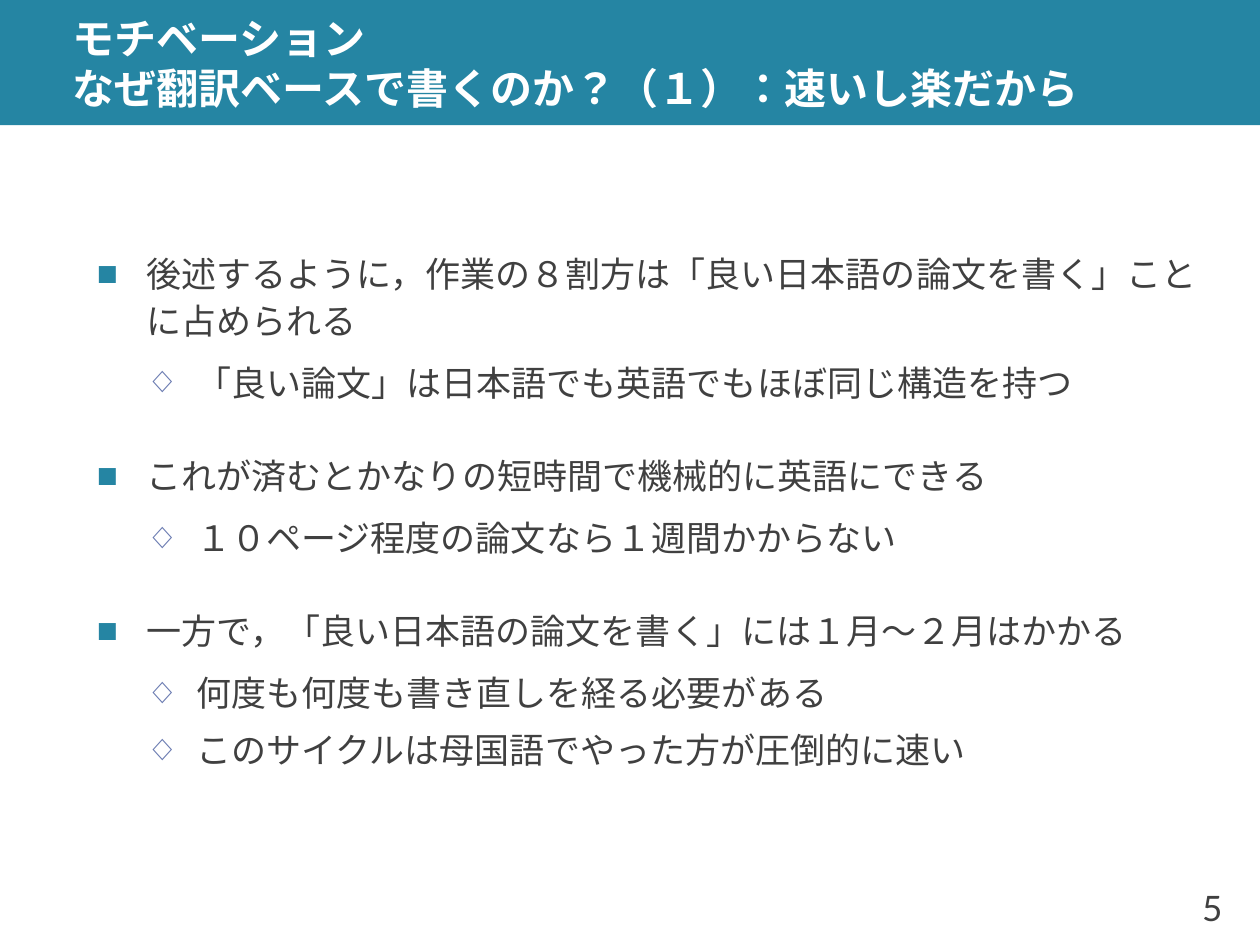
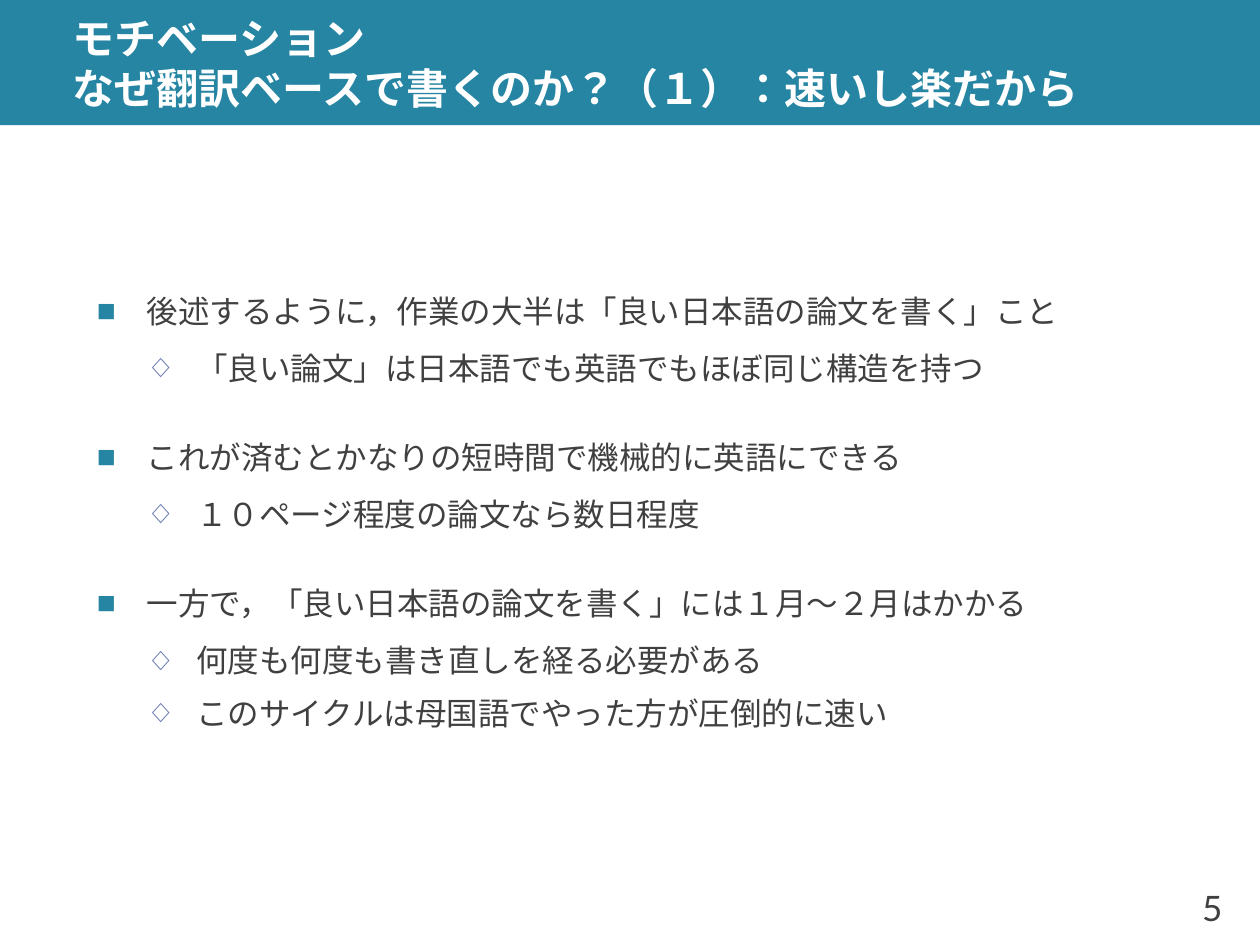
Before and after one commit to shioya-lab/how-to, a slide deck: slide 5 of translation.pptx. Drawn at 1260x945 pixels with LibreOffice and Linux fonts; fonts in the diff are those of the drawing. Boxes give left, top, right and bottom in pixels: in the first picture for what was removed or moved away, otherwise in the second. Text is boxed around its words. In the diff, an @@ line names an element or a change of style, - is before the commit and + after.

```diff
--- a/translation.pptx
+++ b/translation.pptx
@@ text at box(147, 296, 1059, 326): text changed; size 20 to 18 pt @@
-■ 後述するように，作業の８割方は「良い日本語の論文を書く」ことに占められる
+■ 後述するように，作業の大半は「良い日本語の論文を書く」こと
@@ text at box(147, 353, 1028, 728): size 20 to 18 pt in "「良い論文」は日本語でも英語でもほぼ同じ構造を持つ", "これが済むとかなりの短時間で機械的に英語にできる", "一方で，「良い日本語の論文を書く」には１月～２月はかかる", "何度も何度も書き直しを経る必要がある" and 1 more places @@
@@ text at box(196, 499, 699, 529): text changed; size 20 to 18 pt @@
-  ◇ １０ページ程度の論文なら１週間かからない
+  ◇ １０ページ程度の論文なら数日程度
```
Also in this commit, not shown: 17 other slides changed, 10 slides added, 1 other file.
